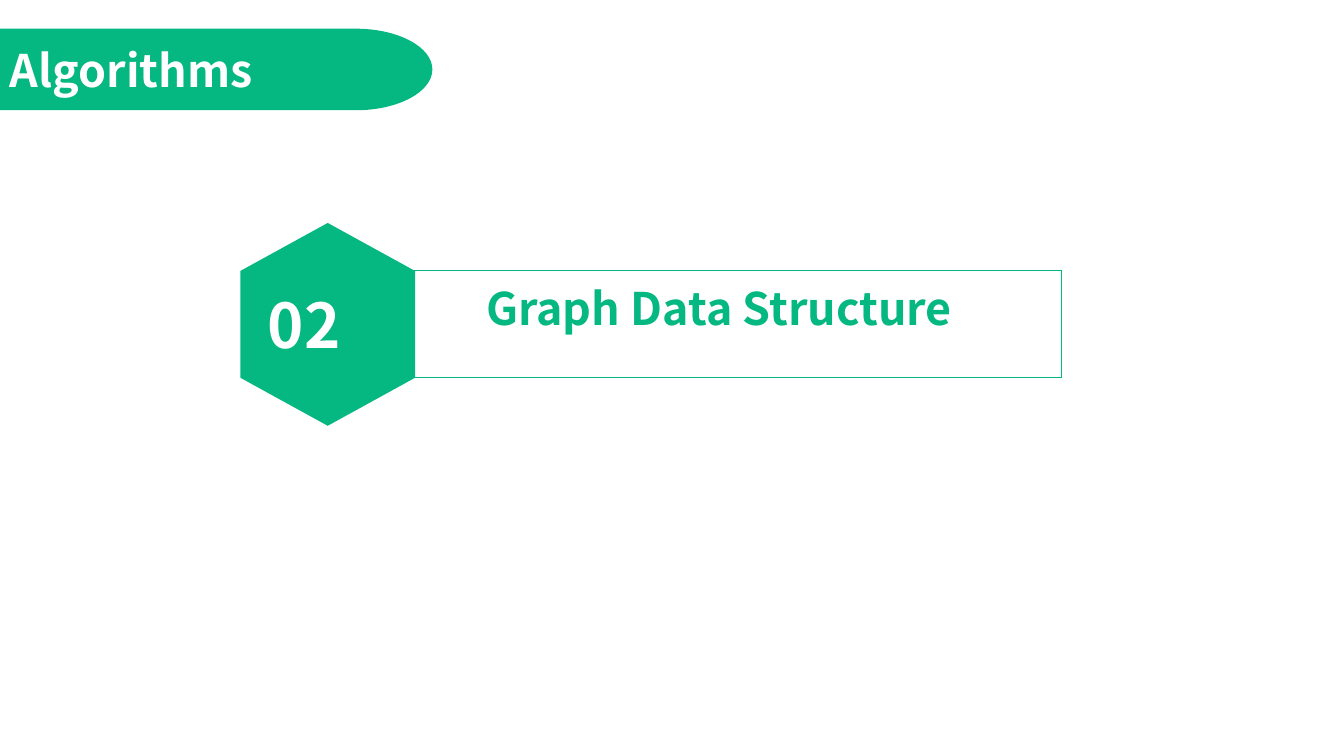
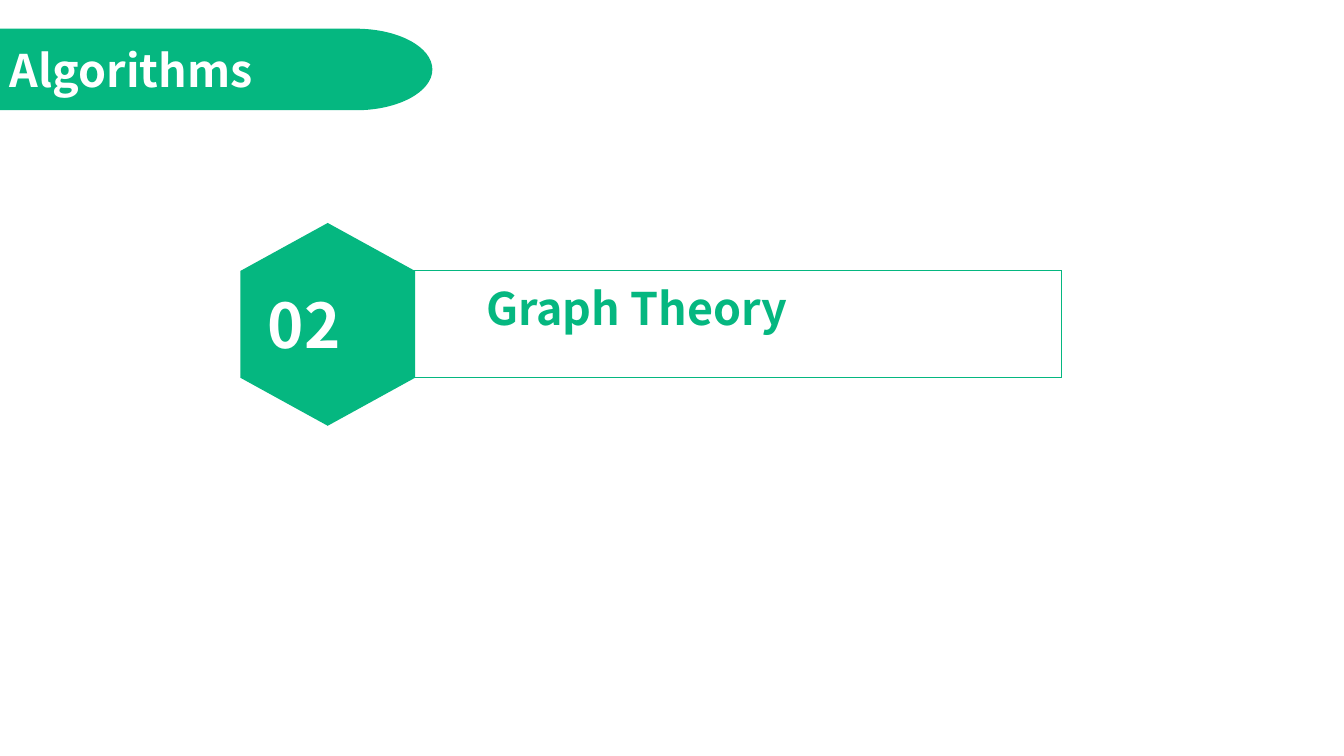
Before and after one commit to jimmyyih518/DSA2022Fall, a slide deck: slide 7 of week7/week7_slides.pptx. Drawn at 1344x756 pixels with LibreOffice and Linux fonts; fonts in the diff are those of the drawing. Boxes give left, top, right and bottom in pixels: in the first picture for what was removed or moved away, otherwise in the second. Text is boxed around its words. In the diff, an @@ line names an element or a change of style, - is before the commit and + after.

```diff
--- a/week7/week7_slides.pptx
+++ b/week7/week7_slides.pptx
@@ text at <box>486,289,788,335</box>: text changed @@
-Graph Data Structure
+Graph Theory
```
Also in this commit, not shown: 10 other slides changed, 1 slide added.
